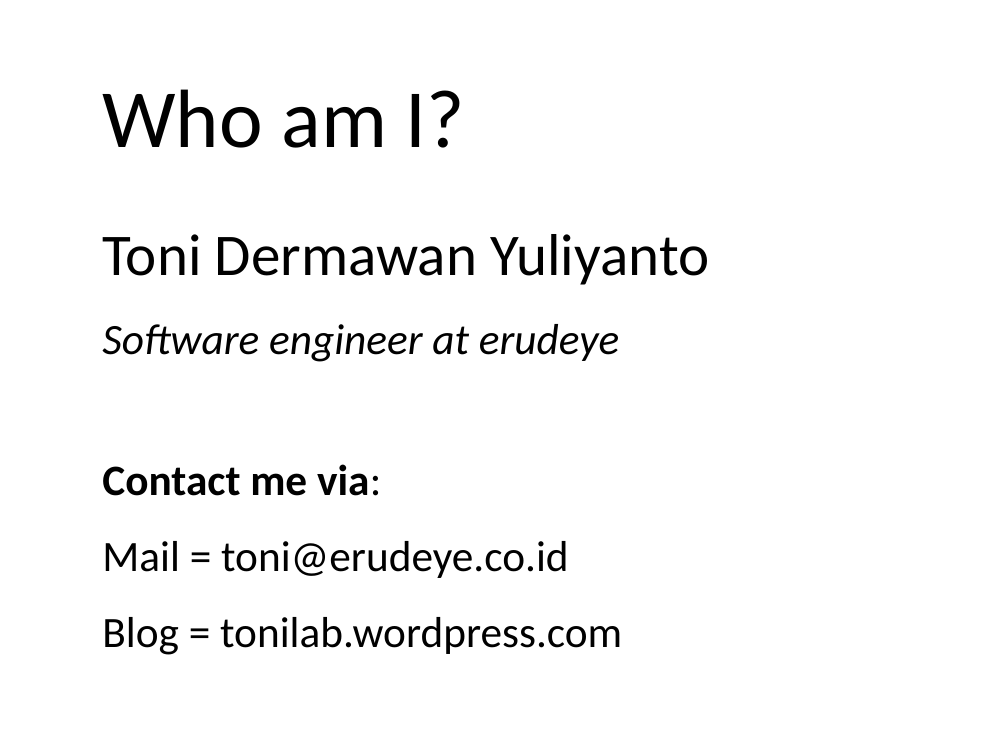
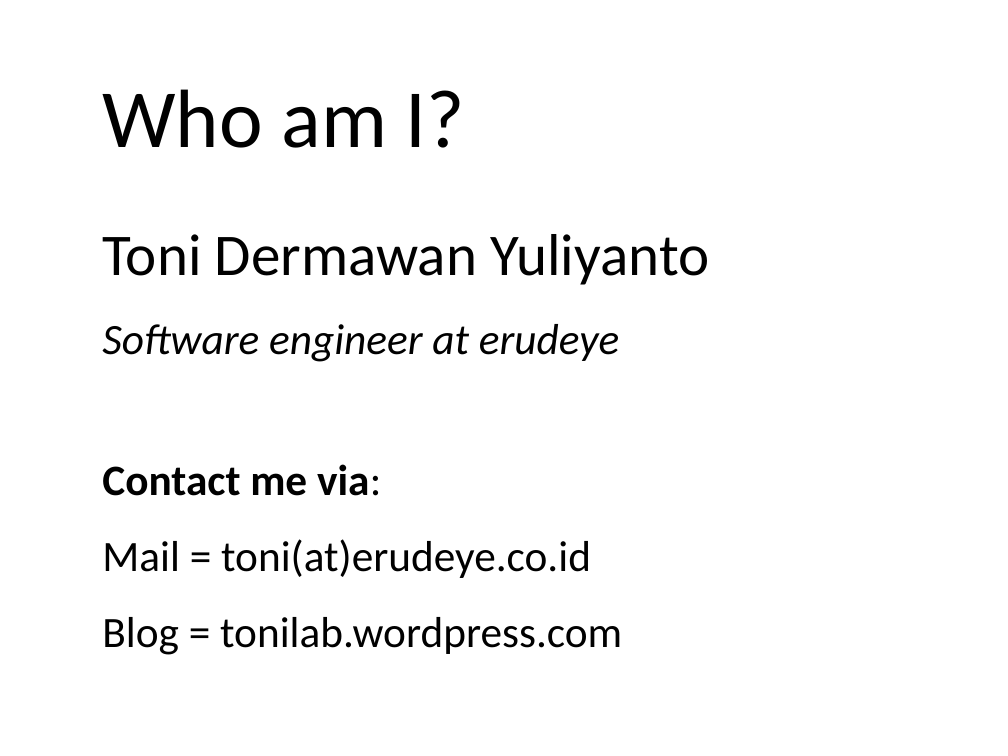
Before and after one commit to tonidy/LightSwitchFiles, a slide deck: slide 2 of LightSwitchAppsPublishing-toni.pptx. Drawn at 1008x756 pixels with LibreOffice and Linux fonts; fonts in the diff are those of the drawing; background and template pictures are left out. Boxes give left, top, right and bottom in pixels: in the first picture for what was removed or moved away, otherwise in the second. Text is boxed around its words. In the diff, an @@ line names an element or a change of style, - is before the commit and + after.

Commit message:
Edit email

```diff
--- a/LightSwitchAppsPublishing-toni.pptx
+++ b/LightSwitchAppsPublishing-toni.pptx
@@ text at bbox=[102, 539, 591, 578]: text changed @@
-Mail = toni@erudeye.co.id
+Mail = toni(at)erudeye.co.id
```
